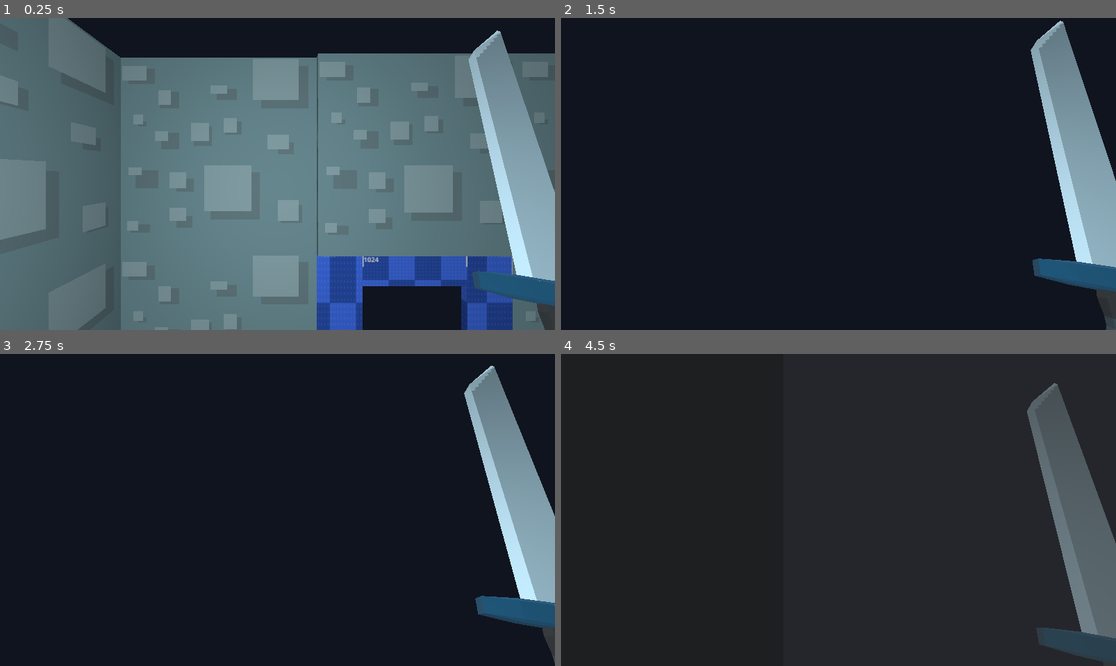
Above: before the commit, frames 1-4 (two rows, left to right).
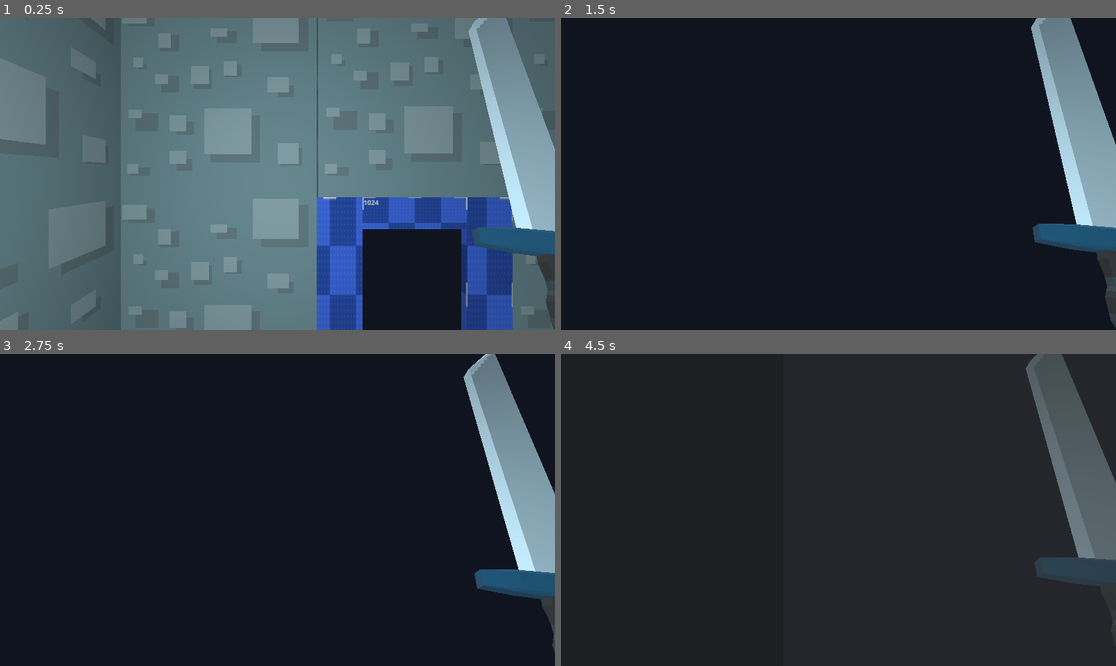
Above: after the commit, the same moments.

Repository: DavidznX/dungeon-crawler
Game: Godot game, scene res://scenes/fases/cena_prototipo.tscn
Same seed, same stepped clock (60 frames per second), same inputs: the game is played once before the commit and once after it.
Inputs (mouse positions are in pixels of both pictures, inside the frame that each line leads up to):
- Up to frame 1 (0.25 s): no input
- Up to frame 2 (1.5 s): tap Enter at 0.5 s; move the mouse to (866, 174) at 0.52 s; hold W (up) from 0.53 s (still down); tap Space (dash) at 0.6 s; click (866, 174) at 0.67 s; move the mouse to (810, 174) at 1.27 s; click (810, 174) at 1.35 s
- Up to frame 3 (2.75 s): keep holding W (up); tap Space (dash) at 1.55, 2.1 s; move the mouse to (288, 503) at 2.02 s
- Up to frame 4 (4.5 s): keep holding W (up); move the mouse to (832, 516) at 2.77 s; tap Shift (shift) at 2.85 s; click (832, 516) at 2.92 s; tap Space (dash) at 3.05, 3.8, 4.35 s; move the mouse to (877, 513) at 3.52 s; tap Delete at 3.6 s; tap E (inventario) at 4.15 s; move the mouse to (794, 506) at 4.27 s

The runs differ from the first frame. In frame 1, 31% of the frame differs, in the area x 0-100%, y 0-100%; in frame 2, 5.4%; in frame 3, 4.5%; in frame 4, 7.5%.
Error before the commit: Invalid assignment of property or key 'SPEED' with value of type 'int' on a base object of type 'CharacterBody3D (player.gd)'. (res://scripts/inventario/Contro…

Commit message:
entity mechanic

Diff:
--- a/scenes/Entities/Entity.gd
+++ b/scenes/Entities/Entity.gd
@@ -1,12 +1,22 @@
 extends CharacterBody3D
 class_name Entity
 
-@export var life:int
+@export var life:int = 10
+@export var armor:int = 0
 
 @export var is_dead:bool = false
 
 @export var acceleration := 10.0       # aceleração (m/s²)
 @export var friction := 10.0           # desaceleração (m/s²)
 
+signal block
+
 func _movement(input:Vector2):
 	pass
+
+func get_damage(value:int):
+	var damage:int = value - armor
+	if damage <=0:
+		block.emit()
+	else:
+		life-=damage
--- a/scenes/fases/Nivel_1_Dungeon.tscn
+++ b/scenes/fases/Nivel_1_Dungeon.tscn
@@ -22,11 +22,7 @@
 transform = Transform3D(1, 0, 0, 0, 0.16043253, 0.98704684, 0, -0.98704684, 0.16043253, 8.6804695, 23.030731, 0)
 
 [node name="Player" parent="." unique_id=219455374 instance=ExtResource("7_cvdi3")]
-transform = Transform3D(1, 0, 0, 0, 1, 0, 0, 0, 1, 6.537202, 3.0768228, 42.684)
-walk_speed = 5.0
-sprint_multiplier = 2.0
-dash_force = 20.0
-acceleration = 10.0
+transform = Transform3D(1, 0, 0, 0, 1, 0, 0, 0, 1, -1.3404098, 1.5451136, 7.69716)
 friction = 50.0
 
 [node name="WorldEnvironment" type="WorldEnvironment" parent="." unique_id=394493392]
--- a/scenes/player/player.tscn
+++ b/scenes/player/player.tscn
@@ -7,36 +7,32 @@
 [ext_resource type="Resource" uid="uid://l8ja51xvf7v5" path="res://resources/itens/espada_inicial.tres" id="5_p47bc"]
 
 [sub_resource type="CapsuleShape3D" id="CapsuleShape3D_p47bc"]
-height = 1.7519531
+radius = 0.25
+height = 1.2944336
 
 [node name="Player" type="CharacterBody3D" unique_id=219455374 groups=["player"]]
 script = ExtResource("1_8afob")
-walk_speed = null
-sprint_multiplier = null
-dash_force = null
-acceleration = null
-friction = null
 
 [node name="controlador_inventario" parent="." unique_id=260127267 instance=ExtResource("3_gmlin")]
 
 [node name="camera_pivot" type="Node3D" parent="." unique_id=1259759366]
-transform = Transform3D(1, 0, 0, 0, 1, 0, 0, 0, 1, 0, 1.5959692, 0)
+transform = Transform3D(1, 0, 0, 0, 1, 0, 0, 0, 1, 0, 1.0508943, 0)
 script = ExtResource("2_dovo2")
 
 [node name="Camera3D" type="Camera3D" parent="camera_pivot" unique_id=1468376234]
 
 [node name="mao_dir" type="Node3D" parent="." unique_id=1791199444]
-transform = Transform3D(0.42886743, 0.20917264, 0.87881714, -0.43837112, 0.89879405, 0, -0.78987557, -0.3852481, 0.47715876, 0.61, 1.2520912, -0.368)
+transform = Transform3D(0.42886743, 0.20917264, 0.87881714, -0.43837112, 0.89879405, 0, -0.78987557, -0.3852481, 0.47715876, 0.61, 0.8780104, -0.368)
 script = ExtResource("4_lvxji")
 item_data = ExtResource("5_p47bc")
 
 [node name="OmniLight3D" type="OmniLight3D" parent="." unique_id=774404116]
-transform = Transform3D(1, 0, 0, 0, 1, 0, 0, 0, 1, 0, 1.5557829, 0)
+transform = Transform3D(1, 0, 0, 0, 1, 0, 0, 0, 1, 0, 1.0235115, 0)
 omni_range = 41.376553
 omni_attenuation = 1.121
 
 [node name="CollisionShape3D" type="CollisionShape3D" parent="." unique_id=964544746]
-transform = Transform3D(1, 0, 0, 0, 1, 0, 0, 0, 1, 0, 0.86687547, 0)
+transform = Transform3D(1, 0, 0, 0, 1, 0, 0, 0, 1, 0, 0.6381157, 0)
 shape = SubResource("CapsuleShape3D_p47bc")
 
 [node name="Animation" type="AnimationPlayer" parent="." unique_id=952984551]
--- /dev/null
+++ b/scripts/data/Items_ID.gd
@@ -0,0 +1,3 @@
+extends Node
+
+##aqui colocar o ID dos itens para chamar por outro codigo
--- a/scripts/inventario/Controlador_inventario.gd
+++ b/scripts/inventario/Controlador_inventario.gd
@@ -26,7 +26,8 @@
 	print(dados_itens_coletados[0].nome, dados_itens_coletados[1])
 
 func listar_os_itens_no_invetario():
-	print(inventario)
+	pass
+	#print(inventario)
 
 
 func render_inventario(text, icon):
@@ -39,9 +40,7 @@
 func abrir_inventario():
 	if inventario_control.visible == false:
 		inventario_control.visible = true
-		player.SPEED = 0
 		Input.set_mouse_mode(Input.MOUSE_MODE_VISIBLE)
 	else:
 		inventario_control.visible = false
-		player.SPEED = 5
 		Input.set_mouse_mode(Input.MOUSE_MODE_CAPTURED)
--- a/scripts/player/RenderItemHand.gd
+++ b/scripts/player/RenderItemHand.gd
@@ -1,5 +1,5 @@
 extends Node3D
-
+class_name PlayerHand
 
 @export var item_data: Item
 
@@ -10,8 +10,7 @@
 	render_item_hand()
 
 func _process(_delta: float) -> void:
-	position.y = 1 + 0.1 * sin(Time.get_ticks_msec() / 200)
-
+	position.y = 0.6 + 0.1 * sin(Time.get_ticks_msec() / 200.0)
 
 func render_item_hand():
 	if item_data and item_data.caminho_modelo:
--- a/scripts/player/player.gd
+++ b/scripts/player/player.gd
@@ -2,11 +2,8 @@
 
 # Velocidades
 @export var walk_speed := 5.0
-@export var sprint_multiplier := 2.0   # segurar Shift multiplica a velocidade
-@export var dash_force := 20.0         # força do dash
-
-# Controles de suavidade
-
+@export var sprint_multiplier := 2.0
+@export var dash_force := 20.0
 
 # Dash
 var can_dash := true
@@ -14,6 +11,7 @@
 var dash_timer := 0.0
 
 @onready var inventario: Node = $controlador_inventario
+@onready var mao_dir: Node3D = $mao_dir
 
 
 func _physics_process(delta: float) -> void:
@@ -55,6 +53,8 @@
 
 	move_and_slide()
 
+func _attack():
+	pass
 
 func captar_item(dados_itens_coletados):
 	inventario.guardar_item(dados_itens_coletados)
Not shown, added: scripts/data/Items_ID.gd.uid
